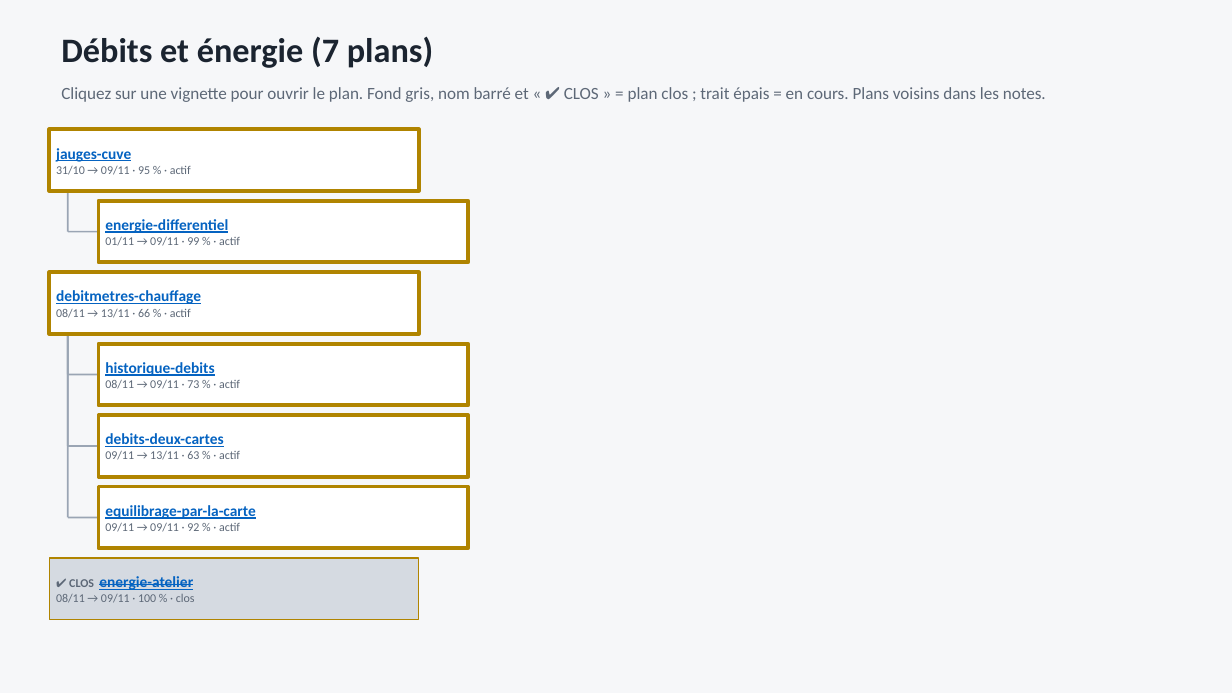
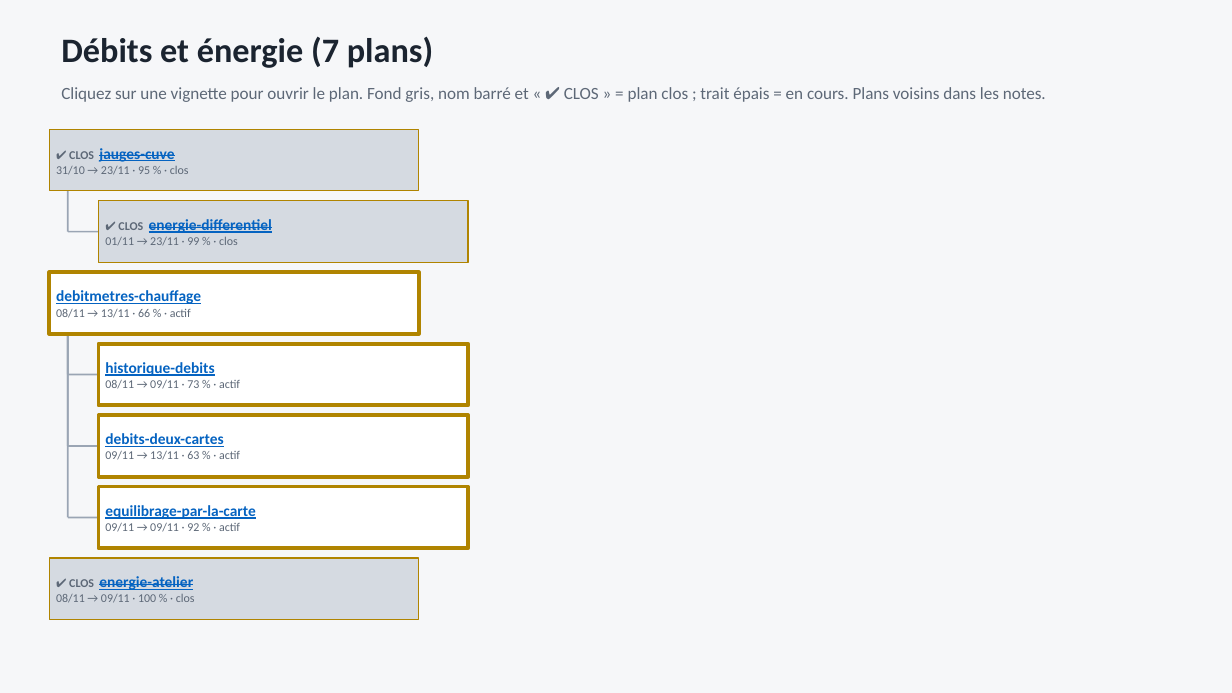
Before and after one commit to fdaubercy/Tasmota, a slide deck: slide 6 of outils_docs/organigramme_plans/organigramme-plans.pptx. Drawn at 1232x693 pixels with LibreOffice and Linux fonts; fonts in the diff are those of the drawing. Boxes give left, top, right and bottom in pixels: in the first picture for what was removed or moved away, otherwise in the second. Text is boxed around its words. In the diff, an @@ line names an element or a change of style, - is before the commit and + after.

```diff
--- a/outils_docs/organigramme_plans/organigramme-plans.pptx
+++ b/outils_docs/organigramme_plans/organigramme-plans.pptx
@@ rectangle "✔ CLOS jauges-cuve" at box(49, 129, 419, 191): fill #FFFFFF to #D5DAE1; outline #B08400 2.25 pt to #B08400 0.75 pt @@
@@ text in rectangle at box(56, 148, 189, 175): text changed @@
-jauges-cuve
-31/10 → 09/11 · 95 % · actif
+✔ CLOS jauges-cuve
+31/10 → 23/11 · 95 % · clos
@@ rectangle "✔ CLOS energie-differentiel" at box(99, 201, 468, 262): fill #FFFFFF to #D5DAE1; outline #B08400 2.25 pt to #B08400 0.75 pt @@
@@ text in rectangle at box(105, 219, 272, 246): text changed; bold on @@
-energie-differentiel
-01/11 → 09/11 · 99 % · actif
+✔ CLOS energie-differentiel
+01/11 → 23/11 · 99 % · clos
```
Also in this commit, not shown: 5 other slides changed, 1 slide added, 11 other files.
